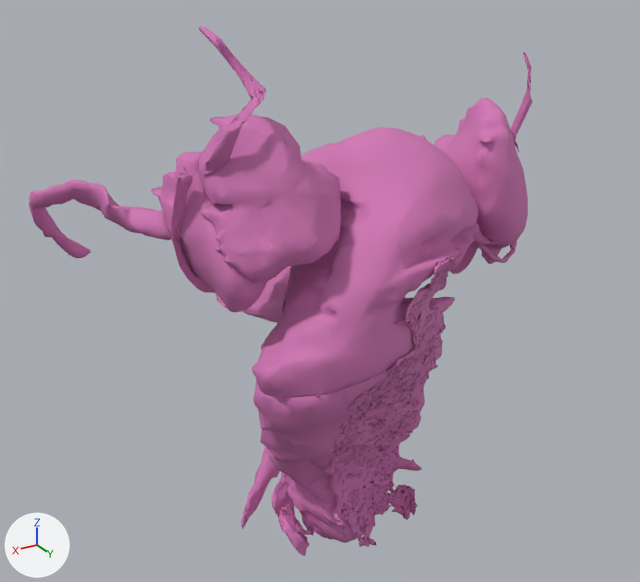
One commit to the glTF model soma/public/anatomy/female/reproductive.glb: the scene before it, then after it.
The view is the same before and after, from a 50 mm lens placed at (0.1189, 0.1233, 0.8411), pointed at (0.0042, -0.0679, 0.7455). Every picture has the same lights, and +X, +Y and +Z are marked at lower left. The picture after the commit comes second. Where no turn or scale is listed for an object, it has been applied to the vertices.

Objects in the first picture: 'HRA_mesovarium_L', 'HRA_suspensory_ligament_of_ovary_L', 'HRA_uterovesical_pouch', 'WU_bartholin_gland_L', 'WU_cavernous_body_of_clitoris', 'WU_denonvillier_fascia', 'WU_ovary_L', 'WU_ovary_R', 'WU_round_ligament_of_uterus_L', 'WU_uterine_tube_L', 'WU_uterine_wall', 'WU_vaginal_wall' and 4 more.
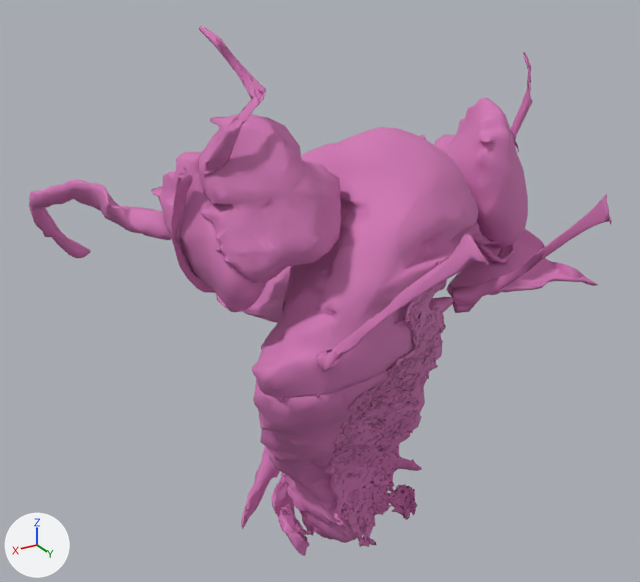
The change, as a list of edits to the scene's bpy script:
```text
Add me_hra_right_uterosacral_ligament:
    me_hra_right_uterosacral_ligament.from_pydata(...)  # 202 vertices, 399 faces; spans x -0.005..0.005, y -0.023..0.023, z -0.0212..0.0212
    me_hra_right_uterosacral_ligament.materials.append(mat_reproductive)  # pink #d277b5
Add me_hra_right_cardinal_ligament_of_uterus:
    me_hra_right_cardinal_ligament_of_uterus.from_pydata(...)  # 819 vertices, 1634 faces; spans x -0.0231..0.0231, y -0.0154..0.0154, z -0.0075..0.0075
    me_hra_right_cardinal_ligament_of_uterus.materials.append(mat_reproductive)  # pink #d277b5
Add me_hra_left_uterosacral_ligament:
    me_hra_left_uterosacral_ligament.from_pydata(...)  # 202 vertices, 400 faces; spans x -0.0085..0.0085, y -0.0177..0.0177, z -0.0194..0.0194
    me_hra_left_uterosacral_ligament.materials.append(mat_reproductive)  # pink #d277b5
Add ob_hra_right_uterosacral_ligament:
    ob_hra_right_uterosacral_ligament = bpy.data.objects.new('HRA_right_uterosacral_ligament', me_hra_right_uterosacral_ligament)
    ob_hra_right_uterosacral_ligament.location = (-0.0243, -0.0192, 0.7659)
Add ob_hra_right_cardinal_ligament_of_uterus:
    ob_hra_right_cardinal_ligament_of_uterus = bpy.data.objects.new('HRA_right_cardinal_ligament_of_uterus', me_hra_right_cardinal_ligament_of_uterus)
    ob_hra_right_cardinal_ligament_of_uterus.location = (-0.0435, -0.0494, 0.7512)
Add ob_hra_left_uterosacral_ligament:
    ob_hra_left_uterosacral_ligament = bpy.data.objects.new('HRA_left_uterosacral_ligament', me_hra_left_uterosacral_ligament)
    ob_hra_left_uterosacral_ligament.location = (0.02, -0.0116, 0.7654)
```

Boxes (x1, y1, x2, y2) around the edits, measured in the pictures (640 x 582 px):
'HRA_right_cardinal_ligament_of_uterus', added: after (447, 229, 598, 297)
'HRA_left_uterosacral_ligament', added: after (317, 233, 489, 372)
'HRA_right_uterosacral_ligament', added: after (452, 193, 612, 313)
